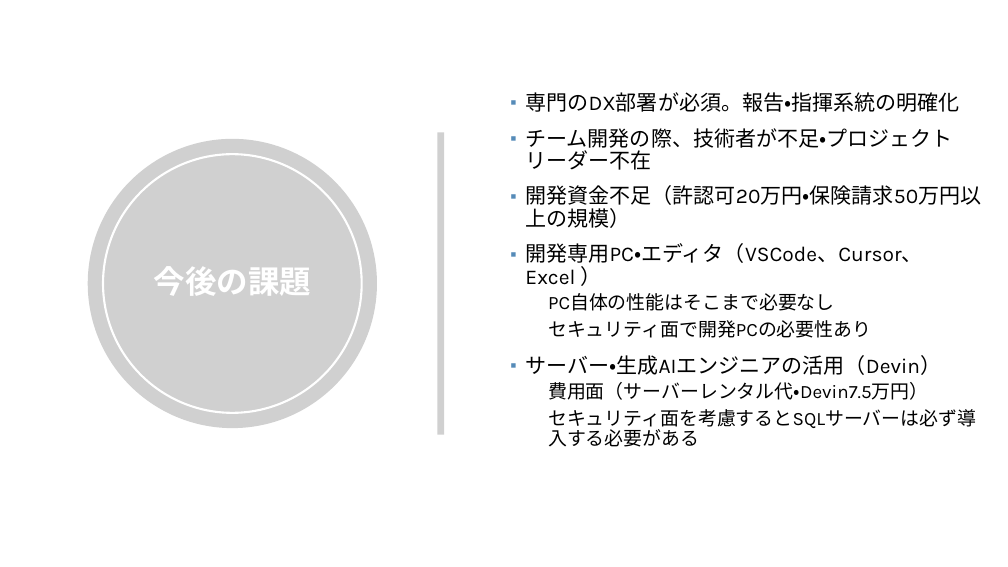
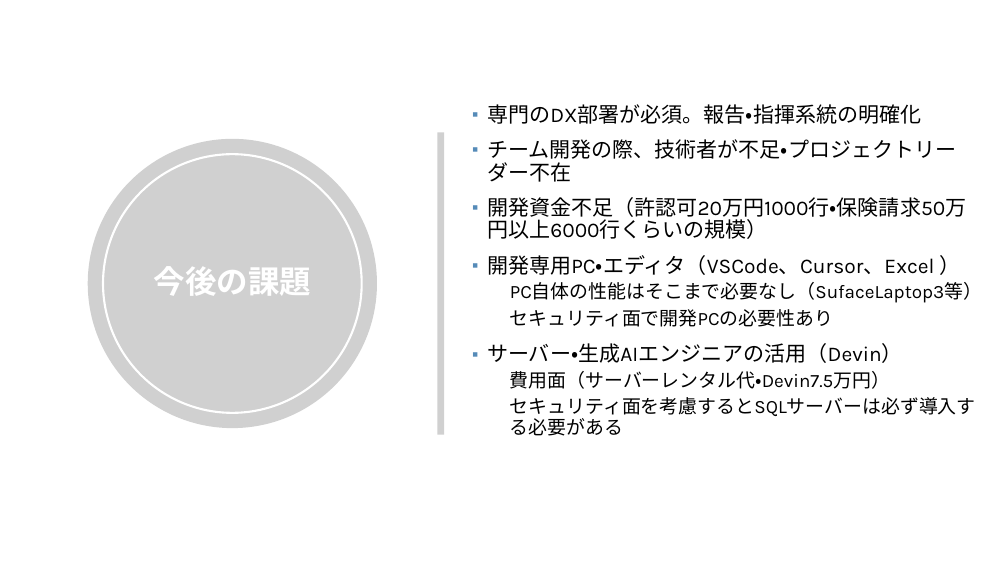
Before and after one commit to ravikla3575s/Devin-Workspace, a slide deck: slide 9 of InsuranceBillingReportGenerator/内製プログラミングによる業務効率化プレゼンテーション資料.pptx. Drawn at 1008x567 pixels with LibreOffice and Linux fonts; fonts in the diff are those of the drawing; grey boxes stand for pictures; background and template pictures are left out. Boxes give left, top, right and bottom in pixels: in the first picture for what was removed or moved away, otherwise in the second. Text is boxed around its words. In the diff, an @@ line names an element or a change of style, - is before the commit and + after.

```diff
--- a/InsuranceBillingReportGenerator/内製プログラミングによる業務効率化プレゼンテーション資料.pptx
+++ b/InsuranceBillingReportGenerator/内製プログラミングによる業務効率化プレゼンテーション資料.pptx
@@ text "専門のDX部署が必須。報告・指揮系統の明確化" moved from (x1=525, y1=92, x2=981, y2=430) to (x1=487, y1=104, x2=982, y2=419) @@
@@ text at (x1=487, y1=197, x2=966, y2=220): text changed @@
-▪ 開発資金不足（許認可20万円・保険請求50万円以上の規模）
+▪ 開発資金不足（許認可20万円1000行・保険請求50万円以上6000行くらいの規模）
@@ text at (x1=510, y1=282, x2=982, y2=303): text changed @@
-  PC自体の性能はそこまで必要なし
+  PC自体の性能はそこまで必要なし（SufaceLaptop3等）
```
Also in this commit, not shown: 1 other slide changed.
